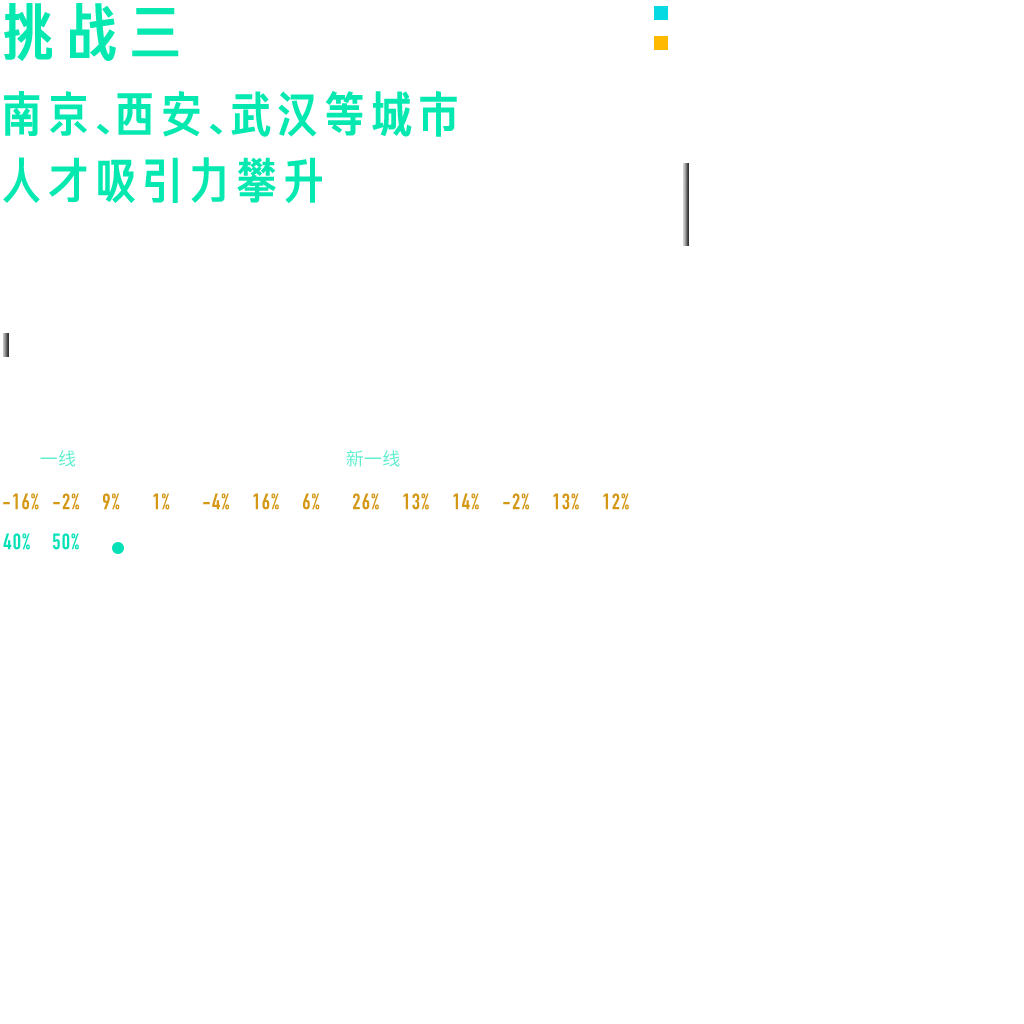
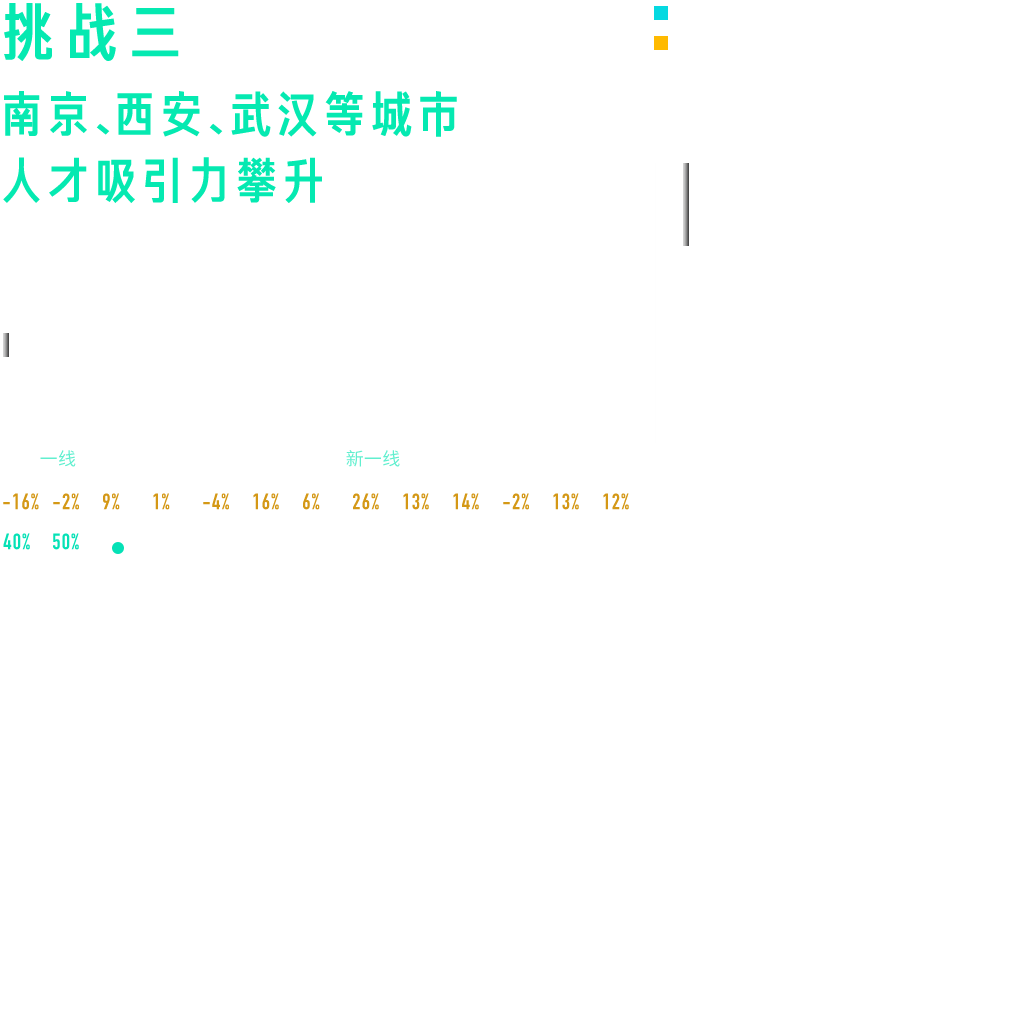
Comparing the layer stacks of the two (1024, 1024) images. Changes:
painted on "矩形 1 拷贝", unmasked it over [left=684, top=163, right=689, bottom=246]
painted on "矩形 1 拷贝 2", unmasked it over [left=3, top=333, right=9, bottom=357]
